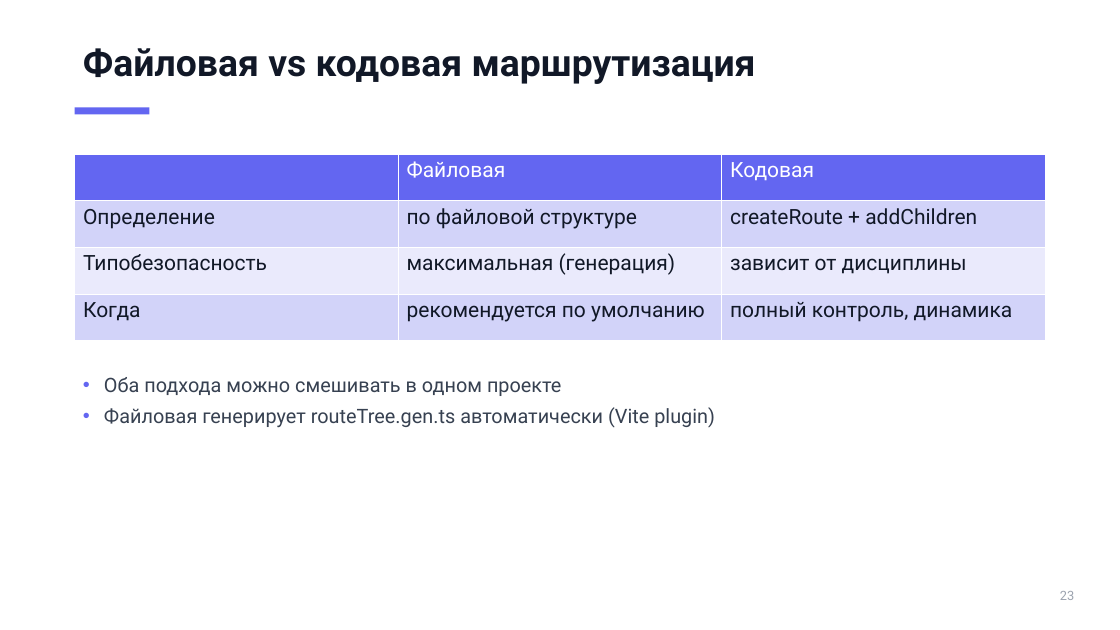
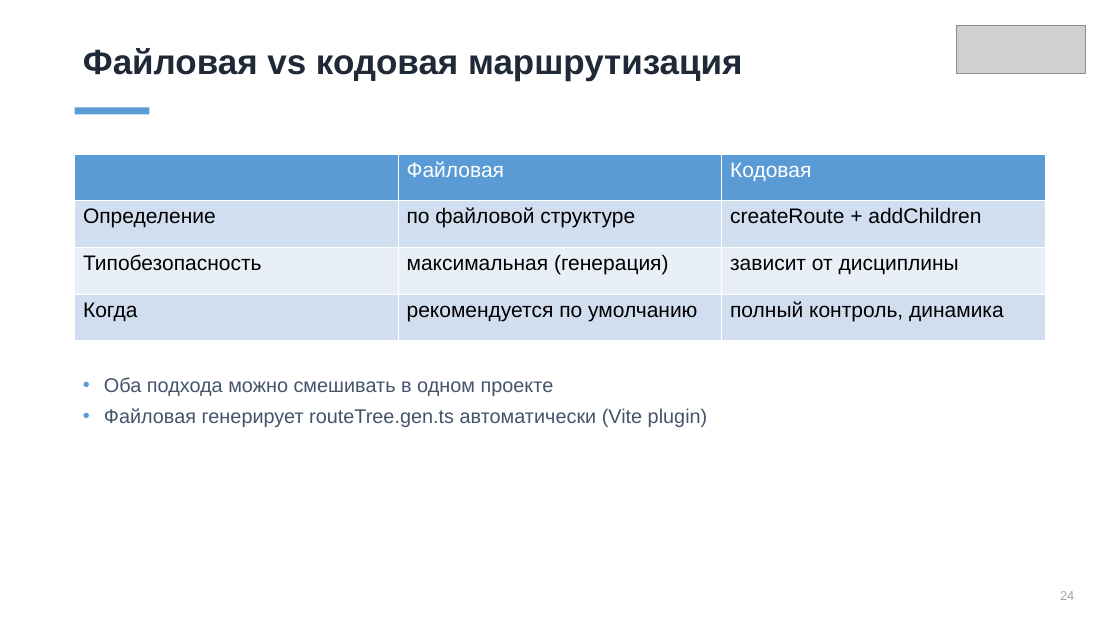
Before and after one commit to ErnandesDaniel/mephi-higher-engineering-school-lectures, a slide deck: slide 24 of lecture-1/modern-frontend-tooling.pptx. Drawn at 1120x630 pixels with LibreOffice and Linux fonts; fonts in the diff are those of the drawing; grey boxes stand for pictures. Boxes give left, top, right and bottom in pixels: in the first picture for what was removed or moved away, otherwise in the second. Text is boxed around its words. In the diff, an @@ line names an element or a change of style, - is before the commit and + after.

Commit message:
style: redo deck with template theme (Office/Arial) and template images

```diff
--- a/lecture-1/modern-frontend-tooling.pptx
+++ b/lecture-1/modern-frontend-tooling.pptx
@@ picture added at [957, 26, 1086, 74] @@
@@ text "Файловая vs кодовая маршрутизация" at [83, 48, 742, 80]: size 32 to 30 pt, font Roboto to Arial, text colour #111827 to #1F2937 @@
@@ rectangle at [75, 108, 150, 114]: fill #6366F1 to #5B9BD5 @@
@@ table at [75, 154, 1045, 340] @@
@@ fill #6366F1 to #5B9BD5 in row 1 @@
@@ fill #D3D3FA to #D2DEEF in 6 cells @@
@@ fill #EAEAFC to #EAEFF7 in row 3 @@
@@ font Roboto to Arial, text colour #111827 to #000000 @@
@@ text "Оба подхода можно смешивать в ..." at [104, 377, 708, 427]: font Roboto to Arial, text colour #374151 to #44546A; bullet colour #6366F1 to #5B9BD5 @@
@@ text at [1060, 591, 1074, 600]: text changed; font Roboto to Arial; text colour #9CA3AF to #A5A5A5 @@
-23
+24
```
Also in this commit, not shown: 39 other slides changed, 1 other file.
